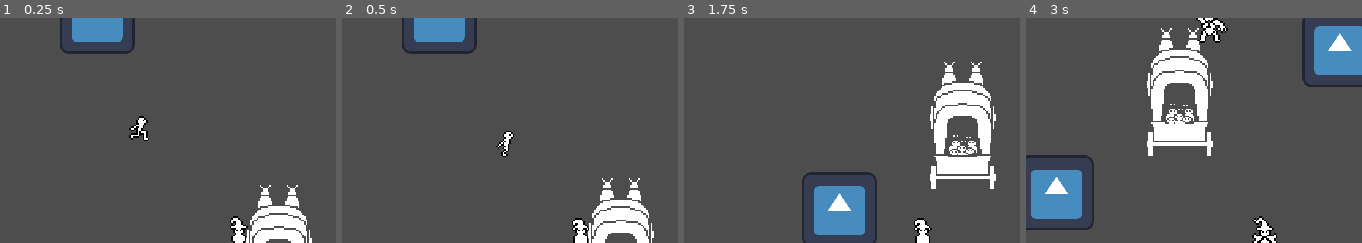
Above: before the commit, frames 1-4 (left to right).
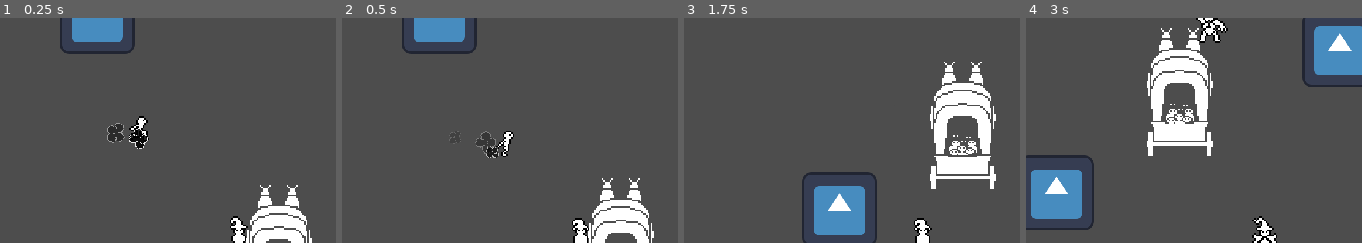
Above: after the commit, the same moments.

Repository: DanX3/1bitjam
Game: Godot game, scene res://scenes/tolo.tscn
Two runs of this game, one before a commit and one after it. Both use one fixed random seed, a clock stepped at 60 frames per second and the inputs below. This scene is started directly instead of the project's main scene. The engine's default icon, where the game draws it, is replaced by a stand-in: a white triangle on a blue panel in a dark square.
Inputs (mouse positions are % of the whole screen's width and height, from its top left):
- Up to frame 1 (0.25 s): no input
- Up to frame 2 (0.5 s): no input
- Up to frame 3 (1.75 s): tap Enter (ui_accept) at 0.5, 0.77, 1.52 s; move the mouse to (86, 45) at 0.52 s; hold D (move_right) 0.53-1.28 s; click (86, 45) at 0.6 s; move the mouse to (36, 55) at 1.27 s; hold S (move_down) from 1.28 s (still down); tap Shift at 1.35 s
- Up to frame 4 (3 s): move the mouse to (71, 28) at 2.02 s; release S (move_down) at 2.03 s; hold D (move_right) 2.03-2.78 s; tap Space at 2.1 s; move the mouse to (53, 70) at 2.77 s; hold W (move_up) from 2.78 s (still down); click (53, 70) at 2.85 s
The pictures show only the part of the screen within x 24-74%, y 0-50%; the shares and areas given below are measured in that part.

The runs differ from the first frame. In frame 1, 0.6% of the frame differs, in the area x 31-45%, y 46-59%; in frame 2, 0.3%; in frame 3, less than 0.1%; in frame 4, nothing differs.
Error in both runs: Invalid access to property or key 'global_position' on a base object of type 'null instance'. (res://scripts/caravan.gd:20)

Commit message:
Commit before cutscene

Diff:
--- a/scenes/Player.tscn
+++ b/scenes/Player.tscn
@@ -9,7 +9,7 @@
 [ext_resource type="Texture2D" uid="uid://de5ta844hynpo" path="res://assets/black.png" id="7_prn5d"]
 [ext_resource type="Texture2D" uid="uid://dwk382eg4e650" path="res://assets/white.png" id="7_tic3v"]
 [ext_resource type="Texture2D" uid="uid://lb0pr0apewmk" path="res://assets/overlay.png" id="9_ef1l6"]
-[ext_resource type="AudioStream" uid="uid://s8cd47xb03db" path="res://assets/Audio/fear-of-halloween.ogg" id="10_efe87"]
+[ext_resource type="AudioStream" uid="uid://dk5w7k5tc5p74" path="res://assets/Audio/Retro Mystic.ogg" id="10_iqe6y"]
 
 [sub_resource type="Curve" id="Curve_ewt3i"]
 min_value = -1.0
@@ -248,6 +248,8 @@
 current = true
 
 [node name="Maintheme" type="AudioStreamPlayer2D" parent="."]
-stream = ExtResource("10_efe87")
+stream = ExtResource("10_iqe6y")
+volume_db = 3.765
+autoplay = true
 
 [connection signal="animation_finished" from="AnimatedSprite2D" to="." method="_on_animated_sprite_2d_animation_finished"]
--- a/scenes/demon.tscn
+++ b/scenes/demon.tscn
@@ -11,6 +11,8 @@
 [ext_resource type="Script" path="res://library/scripts/SoundVariations.gd" id="9_plr4e"]
 [ext_resource type="AudioStream" uid="uid://41r3rurlrttq" path="res://assets/Audio/explosion2.ogg" id="10_dwqdj"]
 [ext_resource type="AudioStream" uid="uid://bf01ab68wuc16" path="res://assets/Audio/explosion4.ogg" id="11_wurlv"]
+[ext_resource type="AudioStream" uid="uid://bwbhgv6rfatfq" path="res://assets/Audio/hit1.ogg" id="12_e25cs"]
+[ext_resource type="AudioStream" uid="uid://ccg8cdudrq0dj" path="res://assets/Audio/hit2.ogg" id="13_u5467"]
 
 [sub_resource type="RectangleShape2D" id="RectangleShape2D_jk7gb"]
 size = Vector2(12, 16)
@@ -297,7 +299,7 @@
 
 [node name="SoundVariations" type="AudioStreamPlayer2D" parent="."]
 script = ExtResource("9_plr4e")
-streams = Array[AudioStream]([ExtResource("10_dwqdj"), ExtResource("11_wurlv")])
+streams = Array[AudioStream]([ExtResource("10_dwqdj"), ExtResource("11_wurlv"), ExtResource("12_e25cs"), ExtResource("13_u5467")])
 
 [connection signal="animation_finished" from="AnimatedSprite2D" to="." method="_on_animated_sprite_2d_animation_finished"]
 [connection signal="state_entered" from="StateChart/Root/Walking" to="." method="_on_walking_state_entered"]
--- a/scenes/prisoner.tscn
+++ b/scenes/prisoner.tscn
@@ -1,8 +1,7 @@
-[gd_scene load_steps=8 format=3 uid="uid://xvhyqe37nd4p"]
+[gd_scene load_steps=7 format=3 uid="uid://xvhyqe37nd4p"]
 
 [ext_resource type="Script" path="res://scripts/prisoner.gd" id="1_8tvru"]
 [ext_resource type="Texture2D" uid="uid://dabqnb3yutsj7" path="res://assets/cage.png" id="1_pt5g6"]
-[ext_resource type="PackedScene" uid="uid://dptps1sq6buvr" path="res://scenes/walk_smoke.tscn" id="2_ismst"]
 
 [sub_resource type="AtlasTexture" id="AtlasTexture_dlptc"]
 atlas = ExtResource("1_pt5g6")
@@ -34,8 +33,6 @@
 collision_mask = 4
 script = ExtResource("1_8tvru")
 
-[node name="WalkSmoke" parent="." instance=ExtResource("2_ismst")]
-
 [node name="AnimatedSprite2D" type="AnimatedSprite2D" parent="."]
 position = Vector2(0, -10)
 sprite_frames = SubResource("SpriteFrames_60ulf")
--- a/scenes/refugee.tscn
+++ b/scenes/refugee.tscn
@@ -1,10 +1,12 @@
-[gd_scene load_steps=12 format=3 uid="uid://cl7tyo2fnat2d"]
+[gd_scene load_steps=14 format=3 uid="uid://cl7tyo2fnat2d"]
 
 [ext_resource type="Script" path="res://scripts/refugee.gd" id="1_cjycd"]
 [ext_resource type="Texture2D" uid="uid://bqk00rcn70qg5" path="res://assets/runner.png" id="2_ylley"]
 [ext_resource type="Script" path="res://library/scripts/SoundVariations.gd" id="3_6emuw"]
+[ext_resource type="Script" path="res://library/scripts/FollowNode.gd" id="3_w406f"]
 [ext_resource type="AudioStream" uid="uid://41r3rurlrttq" path="res://assets/Audio/explosion2.ogg" id="4_2caf2"]
 [ext_resource type="AudioStream" uid="uid://bf01ab68wuc16" path="res://assets/Audio/explosion4.ogg" id="5_gxuhu"]
+[ext_resource type="PackedScene" uid="uid://dptps1sq6buvr" path="res://scenes/walk_smoke.tscn" id="6_trx4h"]
 
 [sub_resource type="RectangleShape2D" id="RectangleShape2D_7ng8l"]
 size = Vector2(14, 14)
@@ -54,6 +56,15 @@
 position = Vector2(0, -7)
 shape = SubResource("RectangleShape2D_7ng8l")
 
+[node name="WalkSmoke" parent="." instance=ExtResource("6_trx4h")]
+lifetime = 0.7
+
+[node name="FollowNode" type="Node" parent="WalkSmoke" node_paths=PackedStringArray("node_to_follow")]
+script = ExtResource("3_w406f")
+node_to_follow = NodePath("../..")
+reparent = true
+free_delay = 1.0
+
 [node name="AnimatedSprite2D" type="AnimatedSprite2D" parent="."]
 texture_filter = 1
 position = Vector2(0, -8)
Not shown, added: assets/Audio/Retro Mystic.ogg.import
Not shown, added: assets/Audio/impactBell_heavy_001.ogg.import
Not shown: 1 places in scenes/demon.tscn that only renumber resources
Not shown, added: assets/Audio/Retro Mystic.ogg
Not shown, added: assets/Audio/impactBell_heavy_001.ogg
